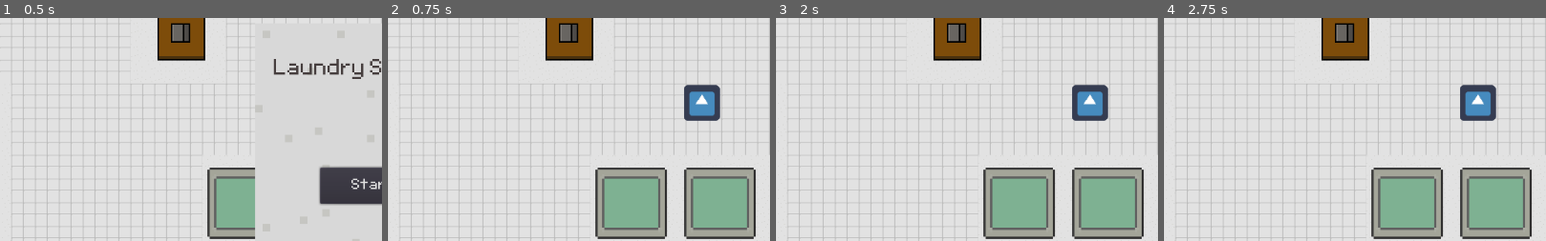
Above: before the commit, frames 1-4 (left to right).
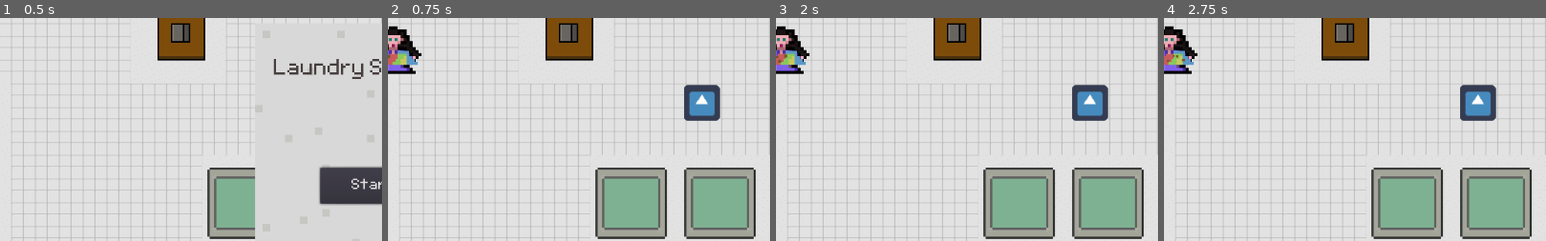
Above: after the commit, the same moments.

Repository: 924036076/laundry_simulator
Game: Godot game, scene res://levels/base_level/Laundry Scene.tscn
The game is run twice, just before and just after one commit, with the same random seed, the same clock (stepped at 60 frames per second) and the same inputs. The engine's default icon, where the game draws it, is replaced by a stand-in: a white triangle on a blue panel in a dark square.
Inputs (mouse positions are % of the whole screen's width and height, from its top left):
- Up to frame 1 (0.5 s): no input
- Up to frame 2 (0.75 s): click "Start" at 0.5 s
- Up to frame 3 (2 s): tap Enter at 1.25 s; move the mouse to (41, 9) at 1.27 s; click (41, 9) at 1.35 s
- Up to frame 4 (2.75 s): tap Space at 2 s; move the mouse to (50, 9) at 2.02 s; click (50, 9) at 2.1 s
The pictures show only the part of the screen within x 0-50%, y 17-67%; the shares and areas given below are measured in that part.

Frame 1 is identical in both runs. In frame 2, 1.4% of the frame differs, in the area x 0-9%, y 3-26%; in frame 3, 1.4%; in frame 4, 1.4%.
Error in both runs: Trying to assign value of type 'KinematicBody2D' to a variable of type 'Sprite'. (res://levels/base_level/Laundry)

Commit message:
debugging

Diff:
--- a/characters/base_character/base_character.gd
+++ b/characters/base_character/base_character.gd
@@ -14,7 +14,7 @@
 
 func _ready() -> void:
 	set_physics_process(false)
-	if !navNode:
+	if !navNode and navNodePath:
 		navNode = get_node(navNodePath)
 
 func _physics_process(delta: float) -> void:
--- a/characters/test customer/customer.gd
+++ b/characters/test customer/customer.gd
@@ -1,6 +1,6 @@
 extends "res://Characters/base_character/base_character.gd"
 
-var return_destination : Vector2 setget set_return_destination
+var return_destination : Vector2
 var register : Vector2
 var my_laundry
 enum State {entering, waiting, leaving}
@@ -14,7 +14,7 @@
 func _ready():
 	._ready()
 	set_physics_process(false)
-	speed = 100
+	speed = 100 # TODO: have different levels of speed and remove this magic number
 	my_laundry = preload("res://models/laundry/laundry.tscn").instance()
 	$Bumper.load_laundry(my_laundry)
 	$Bumper.connect("released", self, "drop_off")
@@ -24,25 +24,39 @@
 	current_state = State.entering
 	print("entering is " + str(State.entering) + " and waiting is " + str(State.waiting))
 
-func set_id(id : int):
+func init(node : Navigation2D, id : int, destination : Vector2, wait_time : float):
+	navNode = node
+	set_laundry_id(id)
+	return_destination = destination
+	$Timer.set_wait_time(wait_time)
+
+func set_laundry_id(id : int):
 	if my_laundry:
 		my_laundry.id = id
 		$Ticket/Label.text = str(id)
 	else:
 		print_debug("ERROR: no laundry to give id")
 
-func set_nav_node(node : Navigation2D):
-	navNode = node
-	print(navNode)
-
 func send_off(destination : Vector2):
 	register = destination
 	set_target_location(register)
 	$Bumper.interactable = true
+	var overlapping_customers = check_for_customers()
+	while overlapping_customers:
+		yield(get_tree().create_timer(.5), "timeout")
+		overlapping_customers = check_for_customers()
+	$Bumper.monitorable = true
 	current_state = State.entering
 
-func set_return_destination(destination : Vector2):
-	return_destination = destination
+	get_parent().get_parent().move_to_end(self)
+
+func check_for_customers():
+	var overlapping_customers = false
+	var overlapping_areas = $Bumper.get_overlapping_areas()
+	for area in overlapping_areas:
+		if area.get_name() == $Bumper.get_name():
+			overlapping_customers = true
+	return overlapping_customers
 
 func drop_off():
 	$Bumper.interactable = false
@@ -63,6 +77,8 @@
 	current_state = State.leaving
 	set_target_location(return_destination)
 	emit_signal("leaving", get_index())
+	$Bumper.set_deferred("monitorable", false)
+	$Sprite.visible = false
 
 func assess_laundry():
 	print("hmmm maybe")
@@ -75,10 +91,8 @@
 
 func _on_Timer_timeout():
 	print("WHERE'S MY LAUNDRY??")
-	set_target_location(register)
-	$Bumper.interactable = true
-	current_state = State.entering
-	get_parent().get_parent().move_to_end(self)
+	$Sprite.visible = true
+	send_off(register)
 
 func _on_Bumper_area_entered(area : Area2D):
 	if area.get_name() == $Bumper.get_name(): # in another customer's grill
--- a/levels/base_level/Laundry Scene.gd
+++ b/levels/base_level/Laundry Scene.gd
@@ -17,7 +17,7 @@
 
 func initialize_level():
 	for counter in counters:
-		var laundry = preload("res://models/laundry/laundry.tscn").instance()
+		#var laundry = preload("res://models/laundry/laundry.tscn").instance()
 		#counter.load_laundry(laundry) #debug
 		counter.connect("click", $Objects/Player, "_on_Interactable_click")
 	var target = register.global_position
--- a/levels/base_level/Laundry Scene.tscn
+++ b/levels/base_level/Laundry Scene.tscn
@@ -118,7 +118,7 @@
 
 [node name="Spawner" type="Node2D" parent="."]
 light_mask = 3
-position = Vector2( -102.443, 144.448 )
+position = Vector2( 14.557, 147.448 )
 script = ExtResource( 10 )
 
 [node name="Timer" type="Timer" parent="Spawner"]
--- a/levels/base_level/SpawnPoint.gd
+++ b/levels/base_level/SpawnPoint.gd
@@ -4,8 +4,12 @@
 var register : Vector2
 var player : KinematicBody2D
 var next_id : int = 0
+var next_customer_min : float = 3.0
+var next_customer_max : float = 15.0
+var customer_wait_min : float = 20.0
+var customer_wait_max : float = 30.0
 
-var LAST_CUSTOMER_HOUR : int = 16
+var LAST_CUSTOMER_HOUR : int = 14
 
 func set_register(position : Vector2):
 	register = position
@@ -17,19 +21,22 @@
 	player = body
 
 func send_customer():
+	# Create and initialize new customer
 	var customer = preload("res://characters/test customer/customer.tscn").instance()
-	customer.set_nav_node(navNode)
+	$Customers.add_child(customer)
+	customer.init(navNode, next_id, global_position, rand_range(customer_wait_min, customer_wait_max))
+
+	# Connect the appropriate signals
 	customer.connect("leaving", self, "_move_line")
+	customer.connect("score", get_parent().get_node("Events"), "update_score")
 	customer.get_node("Bumper").connect("click", player, "_on_Interactable_click")
-	customer.connect("score", get_parent().get_node("Events"), "update_score")
-	customer.set_return_destination(global_position)
-	$Customers.add_child(customer)
-	customer.set_id(next_id)
 	customer.send_off(register)
+
 	next_id += 1
 
 func _on_Timer_timeout():
 	send_customer()
+	$Timer.set_wait_time(rand_range(next_customer_min, next_customer_max))
 
 func reset():
 	next_id = 0
